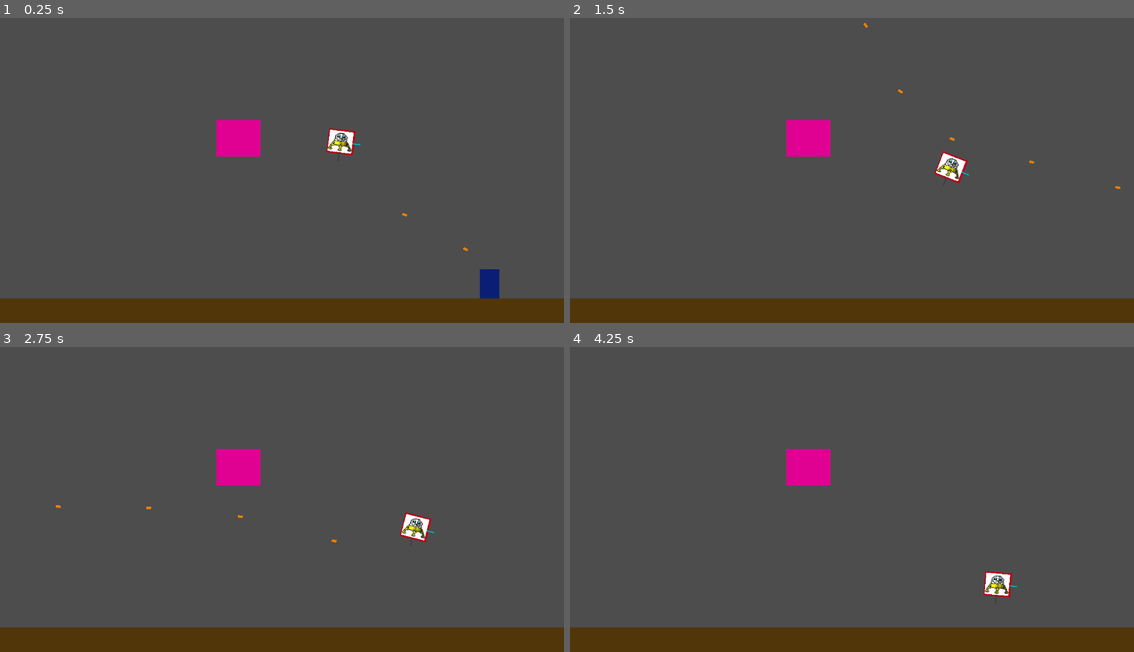
Above: before the commit, frames 1-4 (two rows, left to right).
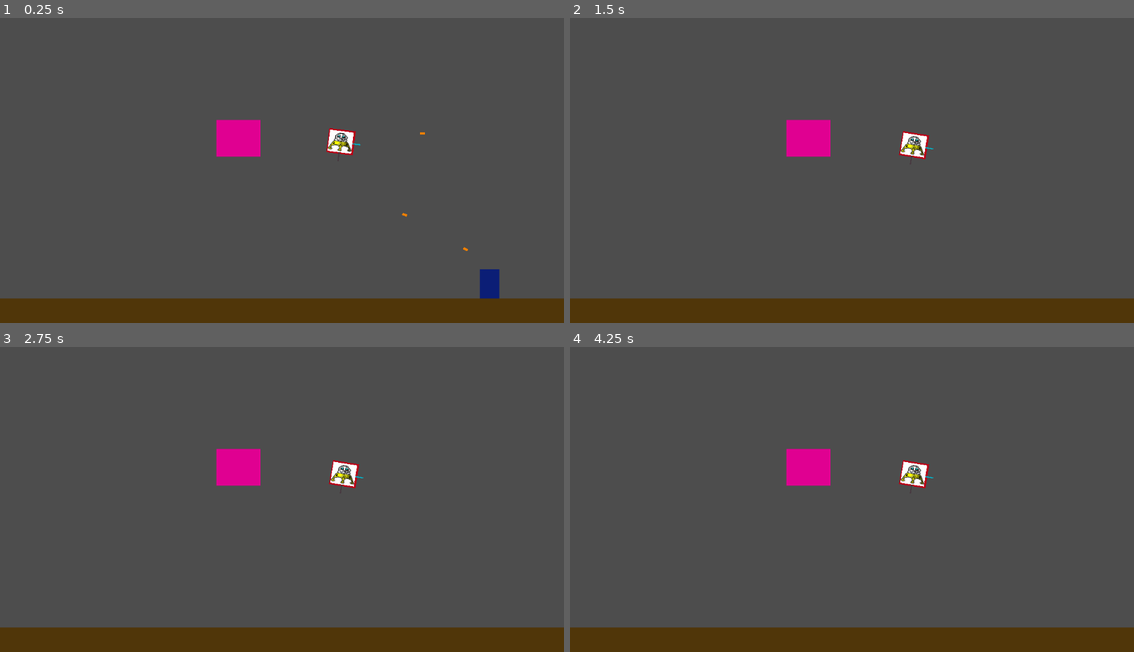
Above: after the commit, the same moments.

Repository: engfelipelacerda/moon-conquerors
Game: Godot game, scene res://scenes/Main.tscn
Two runs of this game, one before a commit and one after it. Both use one fixed random seed, a clock stepped at 60 frames per second and the inputs below.
Inputs (mouse positions are in pixels of both pictures, inside the frame that each line leads up to):
- Up to frame 1 (0.25 s): no input
- Up to frame 2 (1.5 s): move the mouse to (976, 149) at 0.52 s; hold Right (ui_right) from 0.53 s (still down); tap Space (ui_accept) at 0.77 s; move the mouse to (739, 179) at 1.27 s
- Up to frame 3 (2.75 s): tap Space (ui_accept) at 1.52 s; move the mouse to (338, 423) at 2.02 s; release Right (ui_right) at 2.03 s; hold Left (ui_left) from 2.03 s (still down)
- Up to frame 4 (4.25 s): move the mouse to (823, 557) at 2.77 s; release Left (ui_left) at 2.78 s; hold Right (ui_right) from 2.78 s (still down); tap Space (ui_accept) at 3.02, 3.77 s; move the mouse to (1021, 542) at 3.52 s

The runs differ from the first frame. In frame 1, less than 0.1% of the frame differs, in the area x 74-76%, y 37-39%; in frame 2, 0.8%, in the area x 51-98%, y 1-57%; in frame 3, 0.8%; in frame 4, 0.8%.
Error after the commit: Invalid access to property or key 'Type' on a base object of type 'Nil'. (res://scripts/Enemy.gd:54)

Commit message:
Bullet, hit and damage system

Diff:
--- a/project.godot
+++ b/project.godot
@@ -17,6 +17,7 @@
 
 [autoload]
 
+Faction="*uid://ct1mjyle3sihy"
 Game="*uid://cxnwsh2ap5eg7"
 
 [input]
--- a/scenes/Bullet.tscn
+++ b/scenes/Bullet.tscn
@@ -1,13 +1,13 @@
 [gd_scene format=3 uid="uid://c6lm2i2vf2kmh"]
 
-[ext_resource type="Script" uid="uid://nm20n034c0lo" path="res://scripts/Bullet.gd" id="1_hf8mt"]
+[ext_resource type="Script" uid="uid://bp5snybr61mda" path="res://scripts/Bullet.gd" id="1_hf8mt"]
 
 [sub_resource type="RectangleShape2D" id="RectangleShape2D_2ropf"]
-size = Vector2(10, 5)
+size = Vector2(20, 19)
 
 [node name="Bullet" type="Area2D" unique_id=1461445268]
 collision_layer = 4
-collision_mask = 18
+collision_mask = 6
 script = ExtResource("1_hf8mt")
 
 [node name="ColorRect" type="ColorRect" parent="." unique_id=1552883848]
@@ -18,9 +18,11 @@
 color = Color(0.9358837, 0.49708837, 5.7756904e-07, 1)
 
 [node name="CollisionShape2D" type="CollisionShape2D" parent="." unique_id=1595381328]
+position = Vector2(0, -0.5)
 shape = SubResource("RectangleShape2D_2ropf")
 
 [node name="VisibleOnScreenNotifier2D" type="VisibleOnScreenNotifier2D" parent="." unique_id=1945426354]
 
+[connection signal="area_entered" from="." to="." method="_on_area_entered"]
 [connection signal="body_entered" from="." to="." method="_on_body_entered"]
 [connection signal="screen_exited" from="VisibleOnScreenNotifier2D" to="." method="_on_visible_on_screen_notifier_2d_screen_exited"]
--- a/scenes/Enemy.tscn
+++ b/scenes/Enemy.tscn
@@ -3,16 +3,21 @@
 [ext_resource type="Script" uid="uid://58knxflb8cyr" path="res://scripts/Enemy.gd" id="1_mpr68"]
 [ext_resource type="Texture2D" uid="uid://chw4chee82m68" path="res://scripts/lunar.jpg" id="2_ft8do"]
 [ext_resource type="Script" uid="uid://obpvb883xxxf" path="res://scripts/enemy_movement.gd" id="3_5wwv6"]
+[ext_resource type="Script" uid="uid://4odarfx8csk4" path="res://scripts/character_health.gd" id="4_ft8do"]
+[ext_resource type="Script" uid="uid://dcwbr6fi5equ" path="res://scripts/hurtbox.gd" id="5_5wwv6"]
 
 [sub_resource type="RectangleShape2D" id="RectangleShape2D_rvslj"]
 size = Vector2(54, 48)
 
-[node name="Enemy" type="CharacterBody2D" unique_id=1592035946 node_paths=PackedStringArray("enemy_movement")]
+[sub_resource type="RectangleShape2D" id="RectangleShape2D_5wwv6"]
+size = Vector2(43, 35)
+
+[node name="Enemy" type="CharacterBody2D" unique_id=1592035946 node_paths=PackedStringArray("enemy_movement", "enemy_health")]
 script = ExtResource("1_mpr68")
 enemy_movement = NodePath("enemy-movement")
+enemy_health = NodePath("health")
 
-[node name="CollisionShape2D" type="CollisionShape2D" parent="." unique_id=521729956]
-visible = false
+[node name="collision" type="CollisionShape2D" parent="." unique_id=521729956]
 position = Vector2(7, 4)
 shape = SubResource("RectangleShape2D_rvslj")
 
@@ -55,3 +60,16 @@
 [node name="RayCast2D" type="RayCast2D" parent="." unique_id=922651633]
 position = Vector2(6, 6)
 target_position = Vector2(-8, 765)
+
+[node name="health" type="Node2D" parent="." unique_id=916408638]
+script = ExtResource("4_ft8do")
+
+[node name="hurtbox" type="Area2D" parent="." unique_id=1729372664]
+collision_layer = 5
+collision_mask = 5
+script = ExtResource("5_5wwv6")
+faction = 1
+
+[node name="CollisionShape2D" type="CollisionShape2D" parent="hurtbox" unique_id=1448859342]
+position = Vector2(7.5, 2.5)
+shape = SubResource("RectangleShape2D_5wwv6")
--- a/scenes/Player.tscn
+++ b/scenes/Player.tscn
@@ -1,14 +1,23 @@
 [gd_scene format=3 uid="uid://b54ut8v36ehl0"]
 
-[ext_resource type="Script" uid="uid://mva4fuwccafd" path="res://scripts/Player.gd" id="1_p0vlq"]
+[ext_resource type="Script" uid="uid://b8rly7woa1w0m" path="res://scripts/Player.gd" id="1_p0vlq"]
+[ext_resource type="Script" uid="uid://dcwbr6fi5equ" path="res://scripts/hurtbox.gd" id="2_v6fml"]
+[ext_resource type="Script" uid="uid://4odarfx8csk4" path="res://scripts/character_health.gd" id="3_3li8b"]
 
 [sub_resource type="RectangleShape2D" id="RectangleShape2D_p0vlq"]
 size = Vector2(40, 60)
+
+[sub_resource type="RectangleShape2D" id="RectangleShape2D_v6fml"]
+size = Vector2(43, 62)
 
 [node name="Player" type="CharacterBody2D" unique_id=134217823]
 position = Vector2(1000, 569)
 collision_mask = 18
 script = ExtResource("1_p0vlq")
+
+[node name="CollisionShape2D" type="CollisionShape2D" parent="." unique_id=504036690]
+position = Vector2(0, -30)
+shape = SubResource("RectangleShape2D_p0vlq")
 
 [node name="ColorRect" type="ColorRect" parent="." unique_id=1425709495]
 offset_left = -20.0
@@ -17,9 +26,19 @@
 color = Color(0.044115357, 0.11845019, 0.46283662, 1)
 metadata/_edit_use_anchors_ = true
 
-[node name="CollisionShape2D" type="CollisionShape2D" parent="." unique_id=504036690]
-position = Vector2(0, -30)
-shape = SubResource("RectangleShape2D_p0vlq")
-
 [node name="Muzzle" type="Marker2D" parent="." unique_id=1408660936]
 position = Vector2(-1, -71)
+
+[node name="hurtbox" type="Area2D" parent="." unique_id=600503771]
+collision_layer = 4
+collision_mask = 4
+script = ExtResource("2_v6fml")
+
+[node name="CollisionShape2D" type="CollisionShape2D" parent="hurtbox" unique_id=1987246005]
+light_mask = 5
+visibility_layer = 5
+position = Vector2(0.5, -29)
+shape = SubResource("RectangleShape2D_v6fml")
+
+[node name="health" type="Node2D" parent="." unique_id=436067684]
+script = ExtResource("3_3li8b")
--- a/scripts/Bullet.gd
+++ b/scripts/Bullet.gd
@@ -1,18 +1,34 @@
 extends Area2D
+
+@onready var graphics:ColorRect = $ColorRect
 
 var speed = 800.0
 var direction = Vector2.RIGHT
+
+var faction_owner:Faction.Type
+var damage:float
+var color:Color
+
+func setup(config:BulletConfig):
+	damage = config.damage
+	faction_owner = config.faction_owner
 
 func _physics_process(delta):
 	position += direction * speed * delta
 
 func _on_screen_exited():
 	queue_free()
-
+	pass
 
 func _on_visible_on_screen_notifier_2d_screen_exited() -> void:
 	queue_free()
-
+	pass
 
 func _on_body_entered(body):
 	queue_free()
+	pass # Replace with function body.
+
+func _on_area_entered(area:Area2D):
+	if area is Hurtbox:
+		if area.faction != faction_owner:
+			area.receive_hit(damage)
--- a/scripts/Enemy.gd
+++ b/scripts/Enemy.gd
@@ -4,20 +4,34 @@
 @export var speed_rotation = 2;
 @export var stopping_distance = 180;
 @export var hovering_height = 150;
+@export var fire_interval = 2
+@export var enemy_damage = 30
 
-@export var fire_interval = 2
 var bullet_scene = preload("res://scenes/Bullet.tscn")
+
 var can_shoot := true;
-
 var angle = 0;
 
 @export var enemy_movement:EnemyMovement
+@export var enemy_health:CharacterHealth
+
+func setup(config:EnemyConfig):
+	speed = config.speed;
+	speed_rotation = config.speed_rotation;
+	stopping_distance = config.stopping_distance;
+	hovering_height = config.hovering_height;
+	fire_interval = config.fire_interval
+	enemy_damage = config.enemy_damage
+
 # Called when the node enters the scene tree for the first time.
 func _ready() -> void:
 	add_to_group("lm_enemies")
 
 # Called every frame. 'delta' is the elapsed time since the previous frame.
 func _physics_process(delta: float) -> void:
+	if Game.player == null:
+		return
+
 	var steering_force = enemy_movement.move_vector()
 	var movement = steering_force* speed
 	velocity = velocity.lerp(movement, 0.8)
@@ -27,13 +41,19 @@
 
 	move_and_slide()
 	if can_shoot:
-		pass
+		shoot(Game.player)
 
-func shoot(direction):
+func shoot(target):
+	var direction = (target.global_position - global_position).normalized()
 	can_shoot = false;
 	var bullet = bullet_scene.instantiate()
+	bullet.global_position = global_position
 	get_parent().add_child(bullet)
-	bullet.global_position = global_position
+
+	var config = BulletConfig.new()
+	config.faction_owner = Faction.Type.ENEMY
+	config.damage = enemy_damage
+	bullet.setup(config)
 
 	bullet.direction = direction;
 	await get_tree().create_timer(fire_interval*randf()).timeout
--- a/scripts/Player.gd
+++ b/scripts/Player.gd
@@ -42,6 +42,12 @@
 func shoot():
 	var bullet = bullet_scene.instantiate()
 	get_parent().add_child(bullet)
+
+	var config = BulletConfig.new()
+	config.damage = 35
+	config.faction_owner = Factions.Type.PLAYER
+	bullet.setup(config)
+
 	var mouse_pos = get_global_mouse_position()
 	bullet.global_position = muzzle.global_position
 	var dir = (mouse_pos - muzzle.global_position).normalized()
--- /dev/null
+++ b/scripts/character_health.gd
@@ -0,0 +1,23 @@
+extends Node2D
+class_name CharacterHealth
+
+@export var max_health = 100
+var health:float
+
+# Called when the node enters the scene tree for the first time.
+func _ready() -> void:
+	health = max_health
+
+# Called every frame. 'delta' is the elapsed time since the previous frame.
+func _process(delta: float) -> void:
+	pass
+
+func damage(hit_value:float):
+	health -= hit_value
+	print(health)
+	if(health <= 0):
+		die()
+
+
+func die():
+	get_parent().queue_free()
--- /dev/null
+++ b/scripts/config/bullet_config.gd
@@ -0,0 +1,5 @@
+extends Node
+class_name BulletConfig
+
+var damage:float = 0
+var faction_owner:Faction.Type
--- /dev/null
+++ b/scripts/config/enemy_config.gd
@@ -0,0 +1,18 @@
+extends Node
+class_name EnemyConfig
+
+var speed = 80;
+var speed_rotation = 2;
+var stopping_distance = 180;
+var hovering_height = 150;
+var fire_interval = 2
+var enemy_damage = 30
+
+# Called when the node enters the scene tree for the first time.
+func _ready() -> void:
+	pass # Replace with function body.
+
+
+# Called every frame. 'delta' is the elapsed time since the previous frame.
+func _process(delta: float) -> void:
+	pass
--- /dev/null
+++ b/scripts/faction.gd
@@ -0,0 +1,15 @@
+extends Node
+
+class_name Factions
+
+enum Type {
+	PLAYER,ENEMY
+}
+# Called when the node enters the scene tree for the first time.
+func _ready() -> void:
+	pass # Replace with function body.
+
+
+# Called every frame. 'delta' is the elapsed time since the previous frame.
+func _process(delta: float) -> void:
+	pass
--- /dev/null
+++ b/scripts/hurtbox.gd
@@ -0,0 +1,9 @@
+extends Area2D
+
+class_name Hurtbox
+
+@export var faction:Faction.Type
+@onready var health = $"../health"
+
+func receive_hit(damage:float):
+	health.damage(damage)
